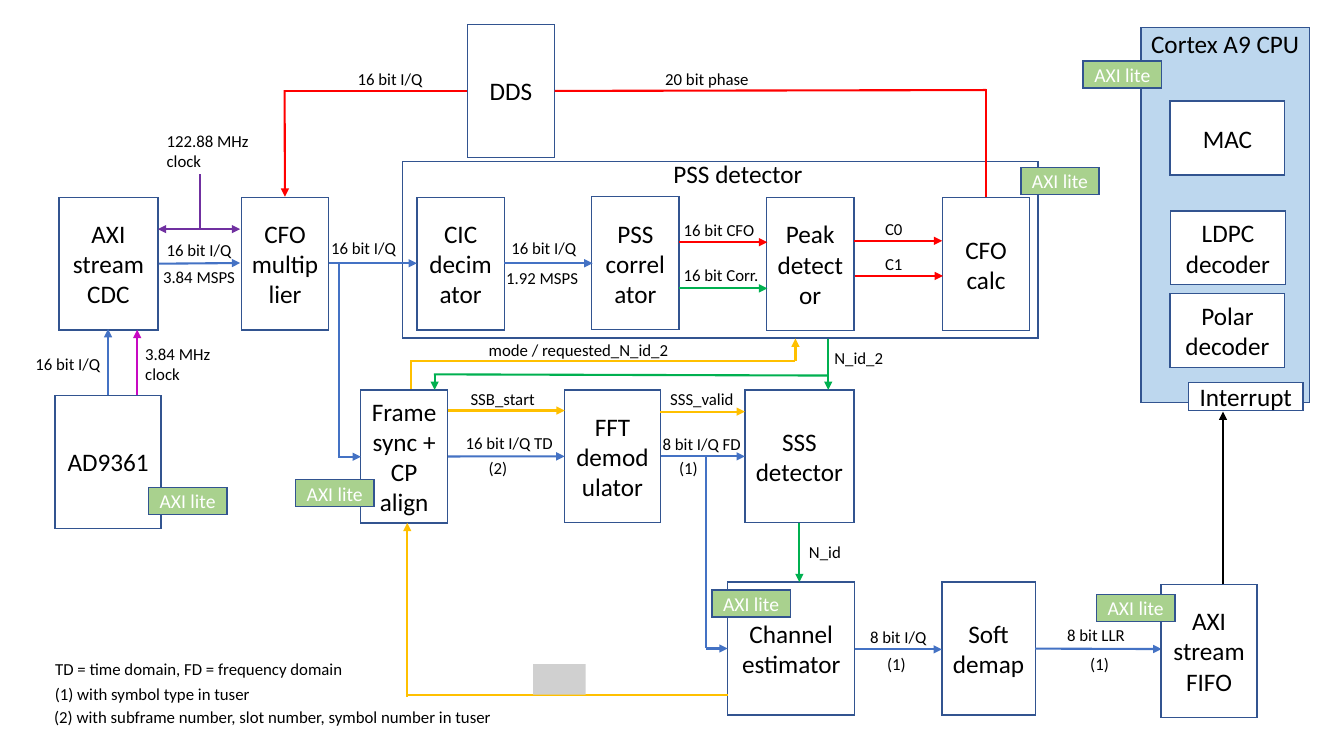
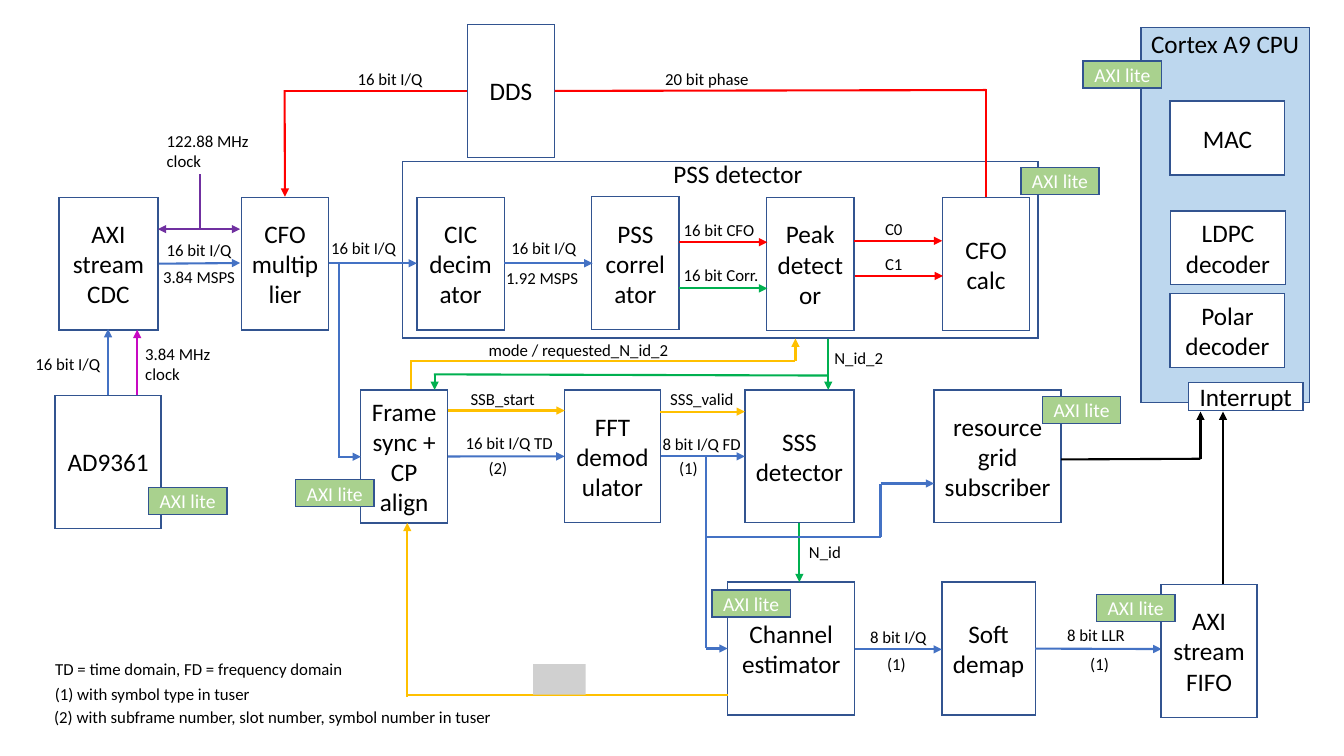
Before and after one commit to catkira/open5G_phy, a slide deck: slide 1 of doc/overview.pptx. Drawn at 1344x756 pixels with LibreOffice and Linux fonts; fonts in the diff are those of the drawing; grey boxes stand for pictures. Boxes give left, top, right and bottom in pixels: in the first picture for what was removed or moved away, otherwise in the second. Text is boxed around its words. In the diff, an @@ line names an element or a change of style, - is before the commit and + after.

Commit message:
update overview diagram with ressource grid subscriber

```diff
--- a/doc/overview.pptx
+++ b/doc/overview.pptx
@@ rectangle added at bbox=[935, 390, 1062, 523], fill #FFFFFF, outline #325491 1 pt, 18 pt, text #000000 @@
+resource grid subscriber
@@ rectangle added at bbox=[1043, 396, 1121, 423], fill #A9D18E, outline #325491 1 pt, 14 pt, text #FFFFFF @@
+AXI lite
@@ arrow added from (1201, 459) to (1201, 411), #000000 1.5 pt @@
@@ line added from (1062, 460) to (1201, 459), #000000 1.5 pt @@
@@ arrow added from (881, 484) to (935, 484), #4472C4 1.5 pt @@
@@ line added from (881, 536) to (881, 484), #4472C4 1.5 pt @@
@@ line added from (707, 536) to (881, 536), #4472C4 1.5 pt @@
```
Also in this commit, not shown: 1 other file.
